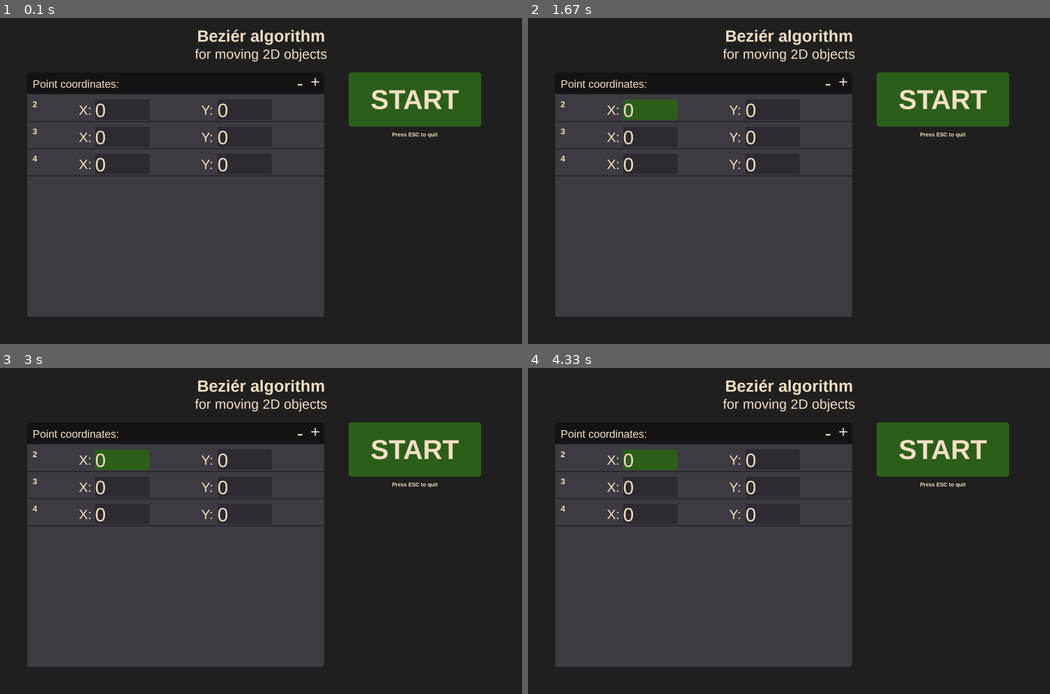
Above: before the commit, frames 1-4 (two rows, left to right).
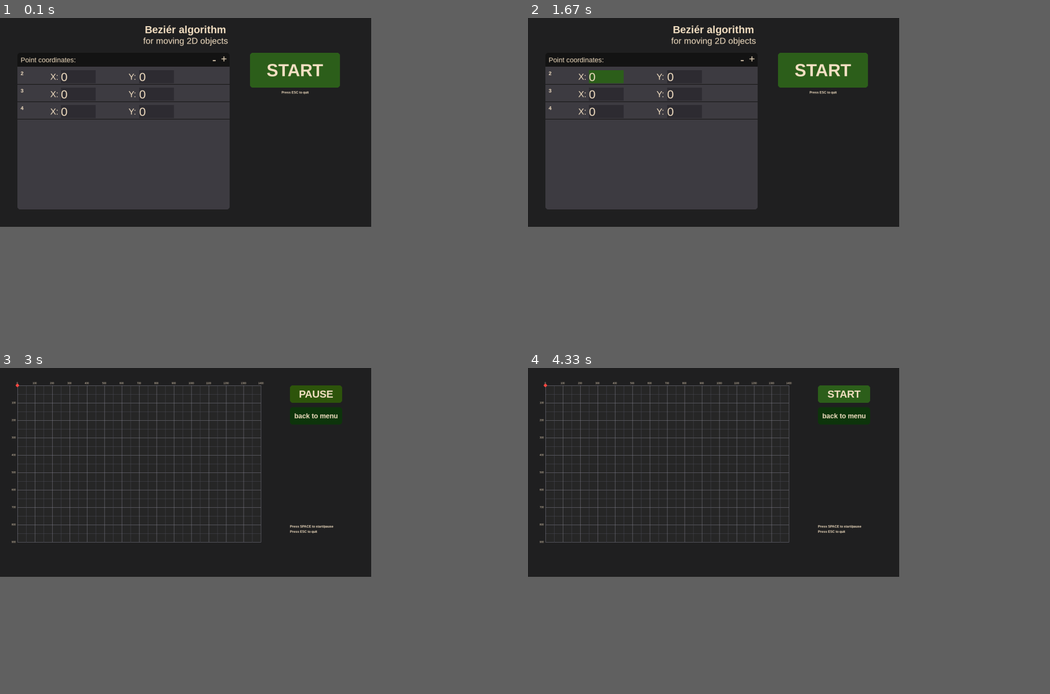
Above: after the commit, the same moments.

Repository: 0wlie22/bezier-curve-motion
Game: pygame game, started from main.py
Two runs of this game, one before a commit and one after it. Both use one fixed random seed, a clock stepped at 60 frames per second and the inputs below.
Inputs (mouse positions are in pixels of both pictures, inside the frame that each line leads up to):
- Up to frame 1 (0.1 s): no input
- Up to frame 2 (1.67 s): click (830, 115) at 0.38 s; click "START" at 0.72 s; click "back to menu" at 1.05 s; click "0" at 1.55 s
- Up to frame 3 (3 s): tap Space at 1.83, 2.83 s; click "0" at 2.22 s; click (281, 504) at 2.55 s
- Up to frame 4 (4.33 s): tap Space at 3.73 s
The window is 900x562 before the commit and 640x360 after it. Grey fills any space a smaller window leaves; there, only what the larger window draws over its background counts as a difference.

The runs differ from the first frame. In frame 1, 35% of the frame differs, in the area x 3-93%, y 2-92%; in frame 2, 36%; in frame 3, 41%; in frame 4, 41%, in the area x 2-93%, y 3-92%.

Commit message:
Add keyboard input

Diff:
--- a/main.py
+++ b/main.py
@@ -1,22 +1,15 @@
 import pygame as pg
-
-import pyautogui  # get the size of the screen
 from scipy.special import binom  # for Bernstein polynomial
 
-# 1366x768 -> 1920x1200
-# WIDTH, HEIGHT = pyautogui.size()
-WIDTH = 1920
-HEIGHT = 1200
-# WIDTH = 1366
-# HEIGHT = 768
+WIDTH = 1366
+HEIGHT = 768
+
 WIN = pg.display.set_mode((WIDTH, HEIGHT))
 K: float = HEIGHT / 1200
 
 input_boxes = []
 
-
 BLOCK: int = int((100 * K) - (100 * K) % 2)
-
 
 colors: dict = {
     "fill": "#212122",
@@ -36,7 +29,6 @@
     "back": "#0f360d"
 }
 
-# ---------------------------------------------------------------------------- drawing simple items
 def draw_grid():
     WIN.fill(colors["fill"])
 
@@ -127,7 +119,6 @@
         input_boxes.extend((int(3.5 * BLOCK), 2 * BLOCK + i * BLOCK, 8 * BLOCK, 2 * BLOCK + i * BLOCK))
         blit_text(str(coord_list[2 * i - 2]), int(3.5 * BLOCK), 2 * BLOCK + i * BLOCK, 70)
         blit_text(str(coord_list[2 * i - 1]), 8 * BLOCK, 2 * BLOCK + i * BLOCK, 70)
-# ---------------------------------------------------------------------------- drawing simple items
 
 
 def draw_bezier_curve(line_coord_x: list, line_coord_y: list):
@@ -186,7 +177,7 @@
     draw_input_box(points, active_box, coord_list)
 
 
-def curve_window(time: float, move_point: bool, line_coord_x: list, line_coord_y: list, coord_list: list, x_coordinates: list, y_coordinates: list):
+def curve_window(time: float, move_point: bool, line_coord_x: list, line_coord_y: list, coord_list: list):
     draw_grid()
     draw_bezier_curve(line_coord_x, line_coord_y)
 
@@ -222,8 +213,6 @@
     coord_list = [0] * points * 2
     line_coord_x: list[int] = []
     line_coord_y: list[int] = []
-    x_coordinates: list = []
-    y_coordinates: list = []
 
     pg.init()
     pg.display.set_caption("Beziér curve")
@@ -291,9 +280,11 @@
                         coord_list = [0] * points * 2
                         line_coord_y.clear()
                         line_coord_x.clear()
+                        time = 0
 
                     # START button in curve window
-                    if int(1550 * K) <= mouse[0] <= int(1850 * K) and BLOCK <= mouse[1] <= 2 * BLOCK:
+                    if 15 * BLOCK + (WIDTH - 15 * BLOCK - BLOCK * 3) / 2 <= mouse[0] <= \
+                            (15 * BLOCK + (WIDTH - 15 * BLOCK - BLOCK * 3) / 2) + 3 * BLOCK and BLOCK <= mouse[1] <= 2 * BLOCK:
                         move_point = not move_point
                         if time > 1:
                             time = 0
@@ -327,7 +318,7 @@
         if menu:
             main_menu(points, active_box, coord_list)
         else:
-            curve_window(time, move_point, line_coord_x, line_coord_y, coord_list, x_coordinates, y_coordinates)
+            curve_window(time, move_point, line_coord_x, line_coord_y, coord_list)
 
         if move_point:
             time += 0.01
